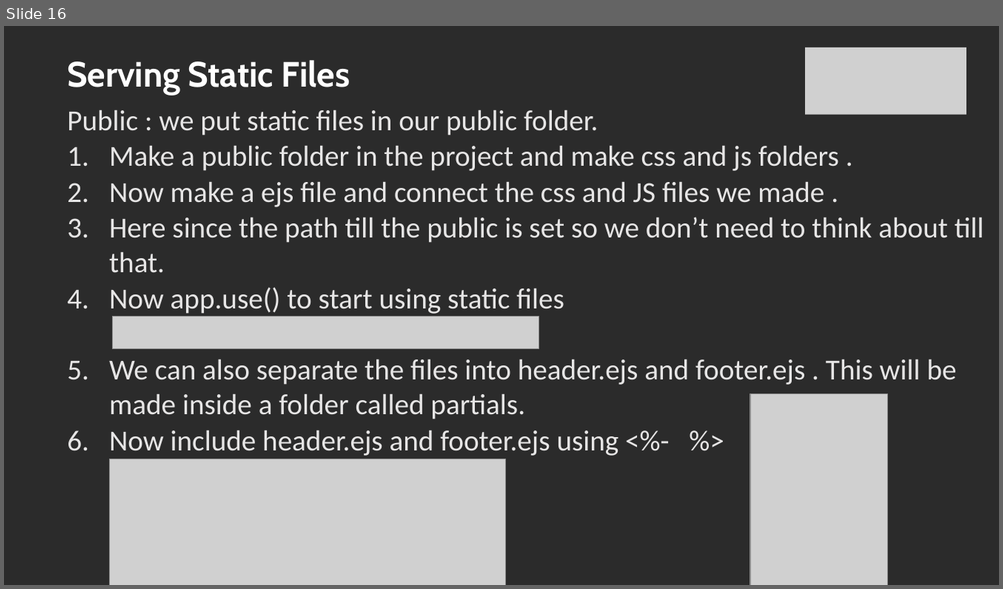
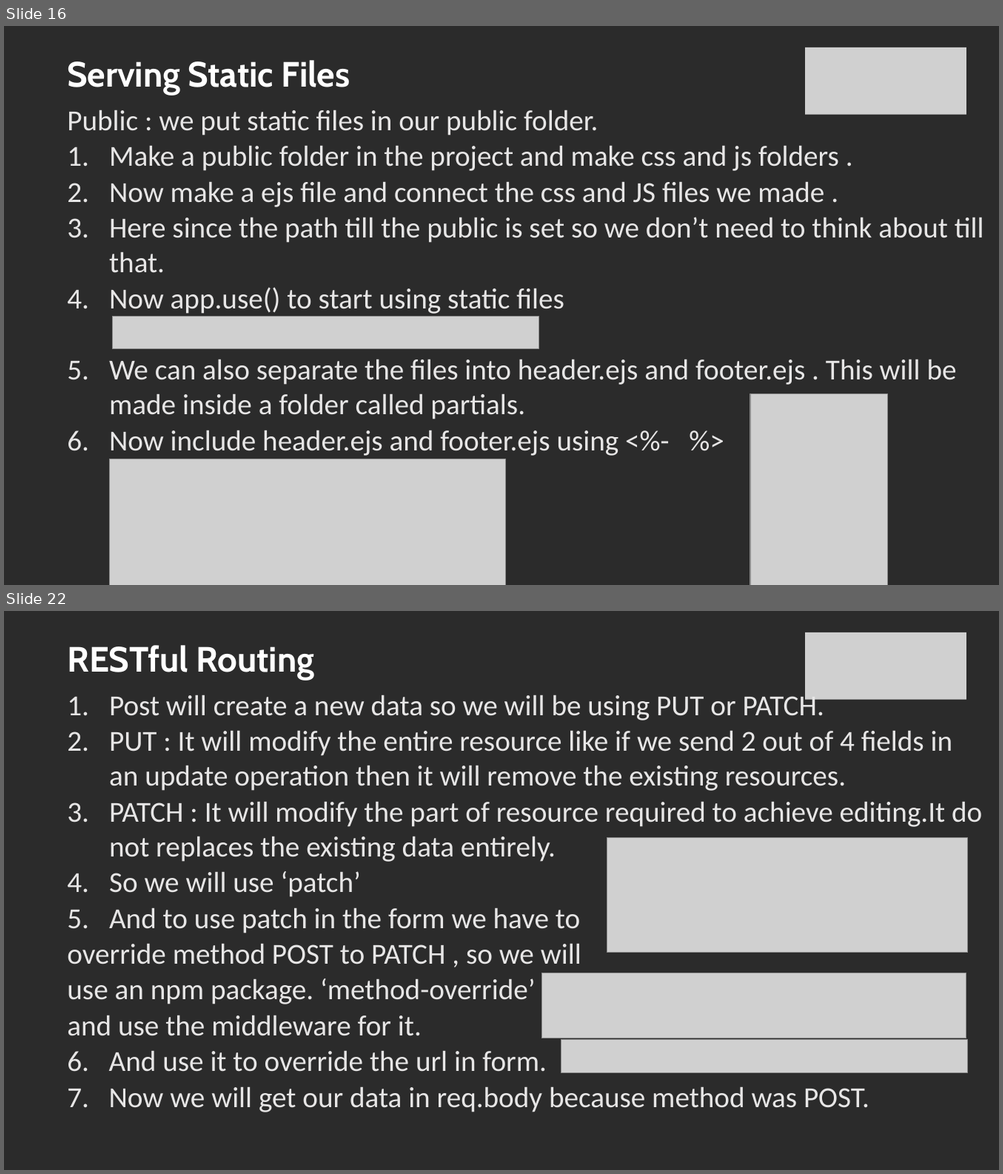
Before and after one commit to SachinBarpanda/glaBackend, a slide deck: NodeJS.pptx. Shown one above the other, each under a label of ours: slide 16 before the commit, slides 16 and 22 after it; the slides between them are not shown. The pictures are 1003x589 and 1003x1174 pixels, drawn with LibreOffice and Linux fonts; fonts in the diff are those of the drawing; grey boxes stand for pictures; background and template pictures are left out; a plain dark background stands for a picture behind light text. Boxes give left, top, right and bottom in pixels: in the first picture for what was removed or moved away, otherwise in the second. Text is boxed around its words. In the diff, an @@ line names an element or a change of style, - is before the commit and + after.

```diff
--- a/NodeJS.pptx
+++ b/NodeJS.pptx
@@ slide 22 added at <box>4,611,999,1170</box>, background picture (left out) @@
@@ picture added at <box>805,632,966,700</box> @@
@@ title added at <box>67,645,314,681</box>, 34 pt, text #FFFFFF, bold @@
+RESTful Routing
@@ text added at <box>67,691,982,1113</box>, 28 pt, text #E7E6E6 @@
+1. Post will create a new data so we will be using PUT or PATCH.
+2. PUT : It will modify the entire resource like if we send 2 out of 4 fields in an update operation then it will remove the existing resources.
+3. PATCH : It will modify the part of resource required to achieve editing.It do not replaces the existing data entirely.
+4. So we will use ‘patch’
+5. And to use patch in the form we have to
+override method POST to PATCH , so we will
+use an npm package. ‘method-override’
+and use the middleware for it.
+6. And use it to override the url in form.
+7. Now we will get our data in req.body because method was POST.
@@ picture added at <box>607,838,967,953</box> @@
@@ picture added at <box>541,974,966,1039</box> @@
@@ picture added at <box>560,1040,967,1073</box> @@
```
Also in this commit, not shown: 2 slides changed, 5 other slides added, 50 other files.
